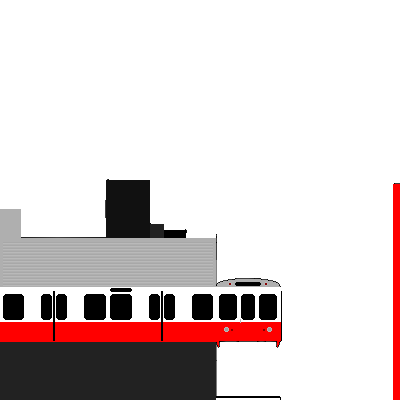
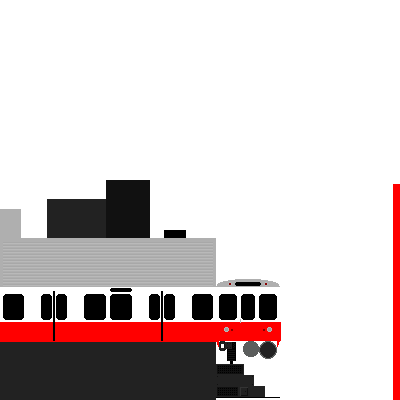
Layered file, before and after one edit (w=400, h=400). Changes by layer:
painted on "Solid Colors" over [47, 199, 164, 238]
painted on "Body" over [216, 341, 277, 397]
hid "Dropped Buffer", painted on it over [21, 179, 400, 400]
